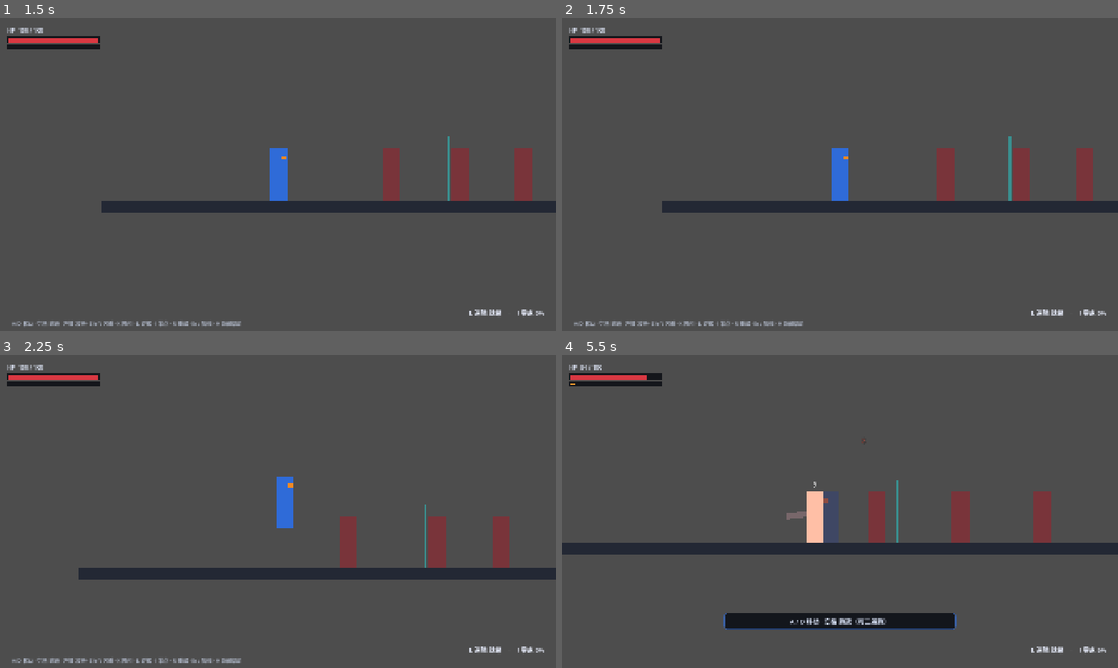
Above: before the commit, frames 1-4 (two rows, left to right).
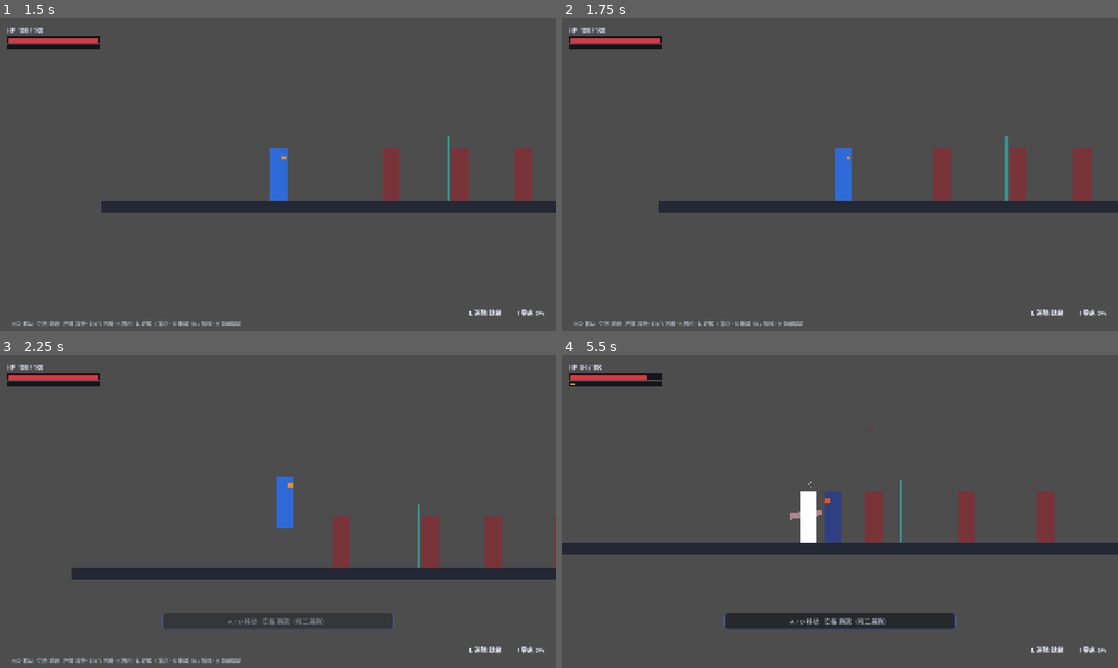
Above: after the commit, the same moments.

Repository: e-fity/self-development-salvation
Game: Godot game, scene res://scenes/ui/title.tscn
Same seed, same stepped clock (60 frames per second), same inputs: the game is played once before the commit and once after it.
Inputs (mouse positions are in pixels of both pictures, inside the frame that each line leads up to):
- Up to frame 1 (1.5 s): click "开始游戏" at 0.5 s; tap Enter (ui_accept) at 1.25 s; move the mouse to (400, 158) at 1.27 s; hold D (move_right) from 1.28 s (still down); click (400, 158) at 1.35 s
- Up to frame 2 (1.75 s): keep holding D (move_right); tap Space (jump) at 1.52, 1.55 s
- Up to frame 3 (2.25 s): keep holding D (move_right); tap Space (jump) at 1.82, 2.1 s; move the mouse to (166, 527) at 2.02 s
- Up to frame 4 (5.5 s): tap Space (jump) at 2.27, 2.57, 3.05, 3.77, 4.07, 4.52, 4.55, 4.82, 5.27 s; click (728, 527) at 2.3 s; move the mouse to (895, 442) at 2.77 s; release D (move_right) at 2.78 s; hold A (move_left) 2.78-3.53 s; click (895, 442) at 2.85 s; move the mouse to (812, 574) at 3.52 s; hold D (move_right) 3.53-5.03 s; tap Shift (dodge) at 3.6 s; click (812, 574) at 3.8 s; move the mouse to (1006, 558) at 4.27 s; tap I (ultimate) at 4.35 s; move the mouse to (673, 464) at 5.02 s; hold A (move_left) from 5.03 s (still down); tap H at 5.1 s; click (673, 464) at 5.3 s

Frame 1 is identical in both runs. In frame 2, 1.0% of the frame differs, in the area x 17-96%, y 37-63%; in frame 3, 1.6%; in frame 4, 2.3%, in the area x 29-89%, y 27-88%.

Commit message:
fix(game): 攻击收招阶段可移动与跳取消，修卡手势（R15）

Diff:
--- a/game/autoload/game_data.gd
+++ b/game/autoload/game_data.gd
@@ -20,7 +20,7 @@
 		"max_jumps": 2, "second_jump_scale": 0.8},
 	"combo_grace": 0.45,
 	"feedback": {"hurt_knockback": 240.0, "hurt_invuln": 0.5,
-		"respawn_delay": 1.5, "combo_reset": 3.0},
+		"respawn_delay": 1.5, "combo_reset": 3.0, "attack_move_scale": 0.55},
 	"energy": {"max": 100.0, "on_hit": 6.0, "on_kill": 15.0, "on_damage": 10.0},
 	"skill2": {"frames": 10, "startup": 3, "active": 1, "recover": 6,
 		"radius": 120.0, "mult": 1.2, "knockback": 120.0,
--- a/game/data/player.json
+++ b/game/data/player.json
@@ -18,7 +18,8 @@
     "hurt_knockback": 240.0,
     "hurt_invuln": 0.5,
     "respawn_delay": 1.5,
-    "combo_reset": 3.0
+    "combo_reset": 3.0,
+    "attack_move_scale": 0.55
   },
   "energy": {
     "max": 100.0,
--- a/game/scenes/player/player.gd
+++ b/game/scenes/player/player.gd
@@ -43,6 +43,7 @@
 var hurt_invuln_time := 0.5
 var respawn_delay := 1.5
 var combo_reset_time := 3.0
+var attack_move_scale := 0.55   # 收招阶段允许的移动速度比例（R15 手感）
 
 # 能量（PRD 4.5：命中 +6、击杀 +15、受击 −10，上限 100）
 var max_energy := 100.0
@@ -306,6 +307,7 @@
 	hurt_invuln_time = Data.num(fb, "hurt_invuln", hurt_invuln_time)
 	respawn_delay = Data.num(fb, "respawn_delay", respawn_delay)
 	combo_reset_time = Data.num(fb, "combo_reset", combo_reset_time)
+	attack_move_scale = Data.num(fb, "attack_move_scale", attack_move_scale)
 	attacks = d.get("attacks", attacks)
 	air_attack = d.get("air_attack", air_attack)
 	max_air_attacks = int(Data.num(air_attack, "max_uses", float(max_air_attacks)))
@@ -587,6 +589,11 @@
 	return signi(int(dir))
 
 
+## 收招阶段的水平速度：按住方向就能以 attack_move_scale 的比例移动（纯函数，便于测试）
+func _recover_vx(axis: float) -> float:
+	return axis * move_speed * attack_move_scale
+
+
 # ---------------- 普攻三连 / 跳攻 ----------------
 func _start_attack(idx: int) -> void:
 	_atk_index = clampi(idx, 0, attacks.size() - 1)
@@ -643,6 +650,22 @@
 		_start_dodge(_input_dir())
 		return
 
+	# 收招阶段保留移动与跳跃：出招后不用「松手再按」，按住方向直接走（R15 手感）
+	if _state_time >= _active_to:
+		var axis := Input.get_axis("move_left", "move_right")
+		velocity.x = _recover_vx(axis) + _knock
+		_knock = move_toward(_knock, 0.0, 900.0 * delta)
+		if not is_zero_approx(axis):
+			_facing = signi(int(axis))
+			visual.scale.x = _facing
+		if is_on_floor() and Input.is_action_just_pressed("jump"):
+			velocity.y = jump_velocity
+			_jumps_left = max_jumps - 1
+			Audio.play_varied("jump", -9.0, 0.04)
+			_end_action()
+			move_and_slide()
+			return
+
 	# 只有地面三连才吃输入缓冲；空中要一按一段
 	if _buffer_attack_if_late():
 		_buffered = true
--- a/game/tests/auto_accept.gd
+++ b/game/tests/auto_accept.gd
@@ -48,6 +48,7 @@
 	await _stage_level()
 	await _stage_latency()
 	await _stage_combo()
+	await _stage_recover_move()
 	await _stage_dodge()
 	await _stage_skills()
 	await _stage_retry()
@@ -115,6 +116,25 @@
 	combo_damage = hp0 - float(dummy.get("hp"))
 	_check(combo_damage >= 30.0, "三连伤害 ≥30（实测 %.0f）" % combo_damage)
 	_check(player.combo >= 3, "三连后连击数 ≥3（实测 %d）" % player.combo)
+
+func _stage_recover_move() -> void:
+	# R15：起手/判定阶段锁走位，收招阶段按住方向应能直接移动
+	if player == null:
+		return
+	player.global_position = Vector2(1500.0, -10.0)
+	player.velocity = Vector2.ZERO
+	player.set("_facing", 1)
+	await _wait(0.35)
+	var x0: float = player.global_position.x
+	_tap("attack")
+	Input.action_press("move_right")
+	await _wait(0.16)
+	var locked: float = player.global_position.x - x0
+	await _wait(0.30)
+	var moved: float = player.global_position.x - x0
+	Input.action_release("move_right")
+	_check(locked <= 8.0, "出招起手/判定期不走位（实测 %.1f px）" % locked)
+	_check(moved >= 12.0, "收招期按住方向可移动（实测 %.1f px）" % moved)
 
 func _stage_dodge() -> void:
 	if player == null:
--- a/game/tests/smoke_test.gd
+++ b/game/tests/smoke_test.gd
@@ -255,6 +255,11 @@
 	_check_eq(float(player.skill2_hitstop), 0.04, "逆鳞顿帧取自 player.json")
 	_check_eq(float(player.ult_hitstop), 0.08, "零点顿帧取自 player.json")
 
+	# 收招阶段可直接移动（R15 手感：不用松手再按方向）
+	_check_eq(float(player.attack_move_scale), 0.55, "收招移速比例取自 player.json")
+	_check_eq(float(player._recover_vx(1.0)), 220.0 * 0.55, "收招右移速度 = 移速 × 比例")
+	_check_eq(float(player._recover_vx(0.0)), 0.0, "不收招移动时不漂移")
+
 	# 能量：初始 0、命中 +6、上限 100、受击 −10（PRD 4.5）
 	_check_eq(float(player.energy), 0.0, "初始能量为 0")
 	player.call("_gain_energy", 6.0)
@@ -269,8 +274,11 @@
 	player.take_damage(10.0, 1)
 	_check_eq(float(player.hp), float(player.max_hp) - 10.0, "无敌帧内二次受伤被忽略")
 
-	# 等受击无敌结束（真实时间，避开命中停顿的 time_scale=0）
-	await get_tree().create_timer(0.6, true, false, true).timeout
+	# 等受击无敌结束（真实时间，轮询而不是固定等 0.6s，避开命中停顿造成的抖动）
+	var waited := 0.0
+	while float(player.get("_hurt_invuln")) > 0.0 and waited < 2.0:
+		await get_tree().create_timer(0.05, true, false, true).timeout
+		waited += 0.05
 	player.take_damage(10.0, 1)
 	_check_eq(float(player.hp), float(player.max_hp) - 20.0, "无敌结束后可再次受伤")
 
Not shown, changed: docs/代码审查报告.md
Not shown, changed: docs/代码规约.md
Not shown, changed: docs/工程规范.md
Not shown, changed: docs/架构与逻辑说明.md
Not shown, changed: docs/迭代计划.md
Not shown, changed: docs/验收清单.md
